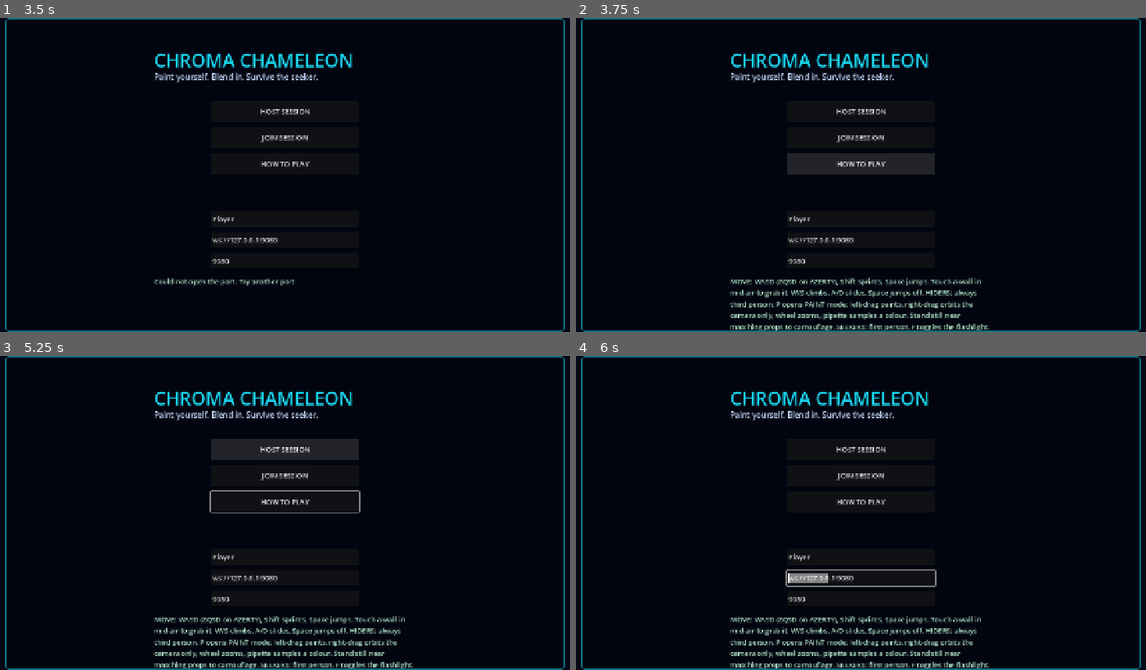
Above: before the commit, frames 1-4 (two rows, left to right).
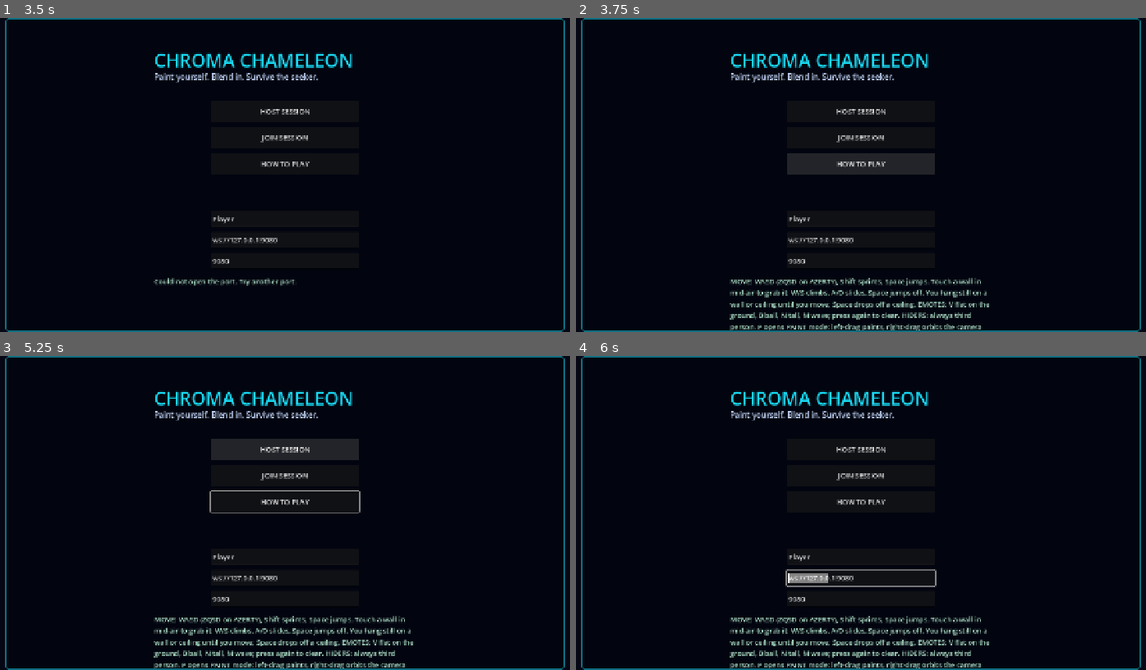
Above: after the commit, the same moments.

Repository: peakbuild112000/Project2
Game: Godot game, scene res://scenes/Main.tscn
The game is run twice, just before and just after one commit, with the same random seed, the same clock (stepped at 60 frames per second) and the same inputs.
Inputs (mouse positions are in pixels of both pictures, inside the frame that each line leads up to):
- Up to frame 1 (3.5 s): tap Enter at 0.5 s; move the mouse to (427, 159) at 0.52 s; hold Right 0.53-1.25 s; tap V at 0.6 s; click (427, 159) at 0.67 s; tap Space at 0.77 s; tap B at 0.8 s; click "HOST SESSION" at 1.25 s; click "JOIN SESSION" at 2 s; click "CANCEL" at 2.75 s
- Up to frame 2 (3.75 s): click "HOW TO PLAY" at 3.5 s
- Up to frame 3 (5.25 s): drag from (153, 528) to (250, 575) at 4.27 s; move the mouse to (353, 443) at 5.02 s; hold Right from 5.03 s (still down); tap N at 5.1 s
- Up to frame 4 (6 s): tap M at 5.3 s; release Right at 5.75 s; drag from (826, 575) to (661, 465) at 5.77 s

Frame 1 is identical in both runs. In frame 2, 1.7% of the frame differs, in the area x 26-73%, y 86-100%; in frame 3, 1.7%; in frame 4, 1.7%.

Commit message:
Hang still while climbing, add ceiling grab and emotes

Diff:
--- a/scripts/Game.gd
+++ b/scripts/Game.gd
@@ -119,7 +119,7 @@
 	match action:
 		"host": start_host()
 		"join": start_client()
-		"help": hud.set_menu_info("MOVE: WASD (ZQSD on AZERTY), Sh …(63 unchanged characters)… /S climbs, A/D slides, Space jumps off. HIDERS: always third person. P opens PAI …(254 unchanged characters)…
+		"help": hud.set_menu_info("MOVE: WASD (ZQSD on AZERTY), Sh …(63 unchanged characters)… /S climbs, A/D slides, Space jumps off. You hang still on a wall or ceiling until you move; Space drops off a ceiling. EMOTES: V flat on the ground, B ball, N tall, M wave; press again to clear. HIDERS: always third person. P opens PAI …(254 unchanged characters)…
 		"paint": try_preset_paint(value)
 		"pipette": _toggle_pipette()
 		"leave": leave_match()
@@ -200,7 +200,7 @@
 		"id": id, "name": pname, "x": body.position.x, "y": body.position.y,
 		"z": body.position.z, "yaw": 0.0, "color": Color.WHITE, "flash": false,
 		"camo": 0.0, "seen": false, "was_seen": false, "found": false,
-		"wall_grab": false,
+		"wall_grab": false, "ceiling_grab": false, "emote": "none",
 		"input": {"fw": 0.0, "sd": 0.0, "sprint": false, "jump": false},
 	}
 
@@ -350,6 +350,11 @@
 			"flash":
 				if players.has(from_id):
 					players[from_id].flash = not bool(players[from_id].flash)
+			"emote":
+				if players.has(from_id):
+					var e := str(msg.get("e", "none"))
+					players[from_id].emote = e
+					Net.broadcast({"t": "emote", "id": from_id, "e": e})
 			"shoot":
 				_resolve_shot(from_id)
 		return
@@ -387,6 +392,10 @@
 				_apply_fill(pid, Color.from_string(str(msg.get("c", "#ffffff")), Color.WHITE))
 		"event":
 			hud.log_line(str(msg.get("msg", "")))
+		"emote":
+			var eid := int(msg.get("id", -1))
+			if players.has(eid):
+				players[eid].emote = str(msg.get("e", "none"))
 
 func _apply_snapshot(s: Dictionary) -> void:
 	if s.is_empty() or logic == null or not running:
@@ -419,6 +428,7 @@
 		st.camo = clampf(float(pd.get("camo", 0)), 0, 1)
 		st.seen = bool(pd.get("seen", false))
 		st.found = bool(pd.get("found", false))
+		st.emote = str(pd.get("em", st.emote))
 	var phase_now: String = str(logic.phase)
 	if phase_now != _last_phase:
 		_on_phase_change(phase_now)
@@ -431,7 +441,7 @@
 		list.append({
 			"id": id, "n": st.name, "x": st.x, "y": st.y, "z": st.z,
 			"yaw": st.yaw, "col": st.color.to_html(false), "flash": st.flash,
-			"camo": st.camo, "seen": st.seen, "found": st.found,
+			"camo": st.camo, "seen": st.seen, "found": st.found, "em": st.emote,
 		})
 	var base: Dictionary = logic.snapshot()
 	base["t"] = "snapshot"
@@ -637,6 +647,20 @@
 		Net.send_to_host({"t": "flash"})
 	_play("flash")
 
+## Cosmetic emote. Pressing the same key again returns to the normal pose.
+func try_emote(emote: String) -> void:
+	if not running or not players.has(local_id):
+		return
+	var st: Dictionary = players[local_id]
+	var next := "none" if str(st.emote) == emote else emote
+	st.emote = next
+	if is_host:
+		world.set_pose(views[local_id].avatar, next)
+		Net.broadcast({"t": "emote", "id": local_id, "e": next})
+	else:
+		Net.send_to_host({"t": "emote", "e": next})
+	hud.log_line("Emote: %s" % next)
+
 func _try_shoot(by_id: int = -1) -> void:
 	var who := local_id if by_id < 0 else by_id
 	if not running or logic == null or logic.phase != "seeking":
@@ -697,17 +721,20 @@
 		if st.found and logic.phase != "hiding":
 			body.velocity = Vector3.ZERO
 			st.wall_grab = false
+			st.ceiling_grab = false
 			continue
 		var inp: Dictionary = st.input
 		var want_jump := bool(inp.jump)
 		inp.jump = false
 		var grabbing := bool(st.wall_grab)
+		var ceiling := bool(st.ceiling_grab)
 		var on_floor := body.is_on_floor()
 		var on_wall := body.is_on_wall()
+		var on_ceiling := body.is_on_ceiling()
 		var wall_n := body.get_wall_normal()
 		var wall_jumped := false
 
-		# A wall jump pushes away from the surface and back upward.
+		# A wall jump pushes away and up; a ceiling jump drops straight down.
 		if grabbing and want_jump:
 			body.velocity.y = WALL_JUMP_UP
 			body.velocity.x = wall_n.x * WALL_JUMP_PUSH
@@ -716,19 +743,28 @@
 			want_jump = false
 			on_wall = false # do not re-grab on the same frame we leap off
 			wall_jumped = true
+		elif ceiling and want_jump:
+			body.velocity.y = -WALL_JUMP_UP
+			ceiling = false
+			want_jump = false
+			on_ceiling = false
+			wall_jumped = true
 		elif want_jump and on_floor:
 			body.velocity.y = JUMP_SPEED
 			_play("step")
 			want_jump = false
 
-		# Airborne contact with a wall grabs automatically. No extra key.
-		if not grabbing and not on_floor and on_wall and wall_n.length_squared() > 0.1:
-			grabbing = true
+		# Airborne contact grabs automatically: walls and ceilings.
+		if not grabbing and not ceiling and not on_floor:
+			if on_wall and wall_n.length_squared() > 0.1:
+				grabbing = true
+			elif on_ceiling:
+				ceiling = true
 
 		if grabbing:
-			# Forward/back climbs the wall, left/right slides along it.
+			# No input means hanging perfectly still. W/S climbs, A/D slides.
 			var climb := float(inp.fw)
-			body.velocity.y = climb * WALL_CLIMB_SPEED if absf(climb) > 0.1 else -0.6
+			body.velocity.y = climb * WALL_CLIMB_SPEED
 			var tangent := Vector3(-wall_n.z, 0, wall_n.x)
 			var slide := float(inp.sd) * WALL_SLIDE_SPEED
 			body.velocity.x = tangent.x * slide - wall_n.x * WALL_STICK
@@ -737,6 +773,20 @@
 			if on_floor or not on_wall:
 				grabbing = false
 				body.velocity.y = maxf(body.velocity.y, 0.0)
+		elif ceiling:
+			# Move freely while hanging under the ceiling, gravity suppressed.
+			var yaw := float(st.yaw)
+			var fwd := Vector3(-sin(yaw), 0, -cos(yaw))
+			var right := Vector3(cos(yaw), 0, -sin(yaw))
+			var move := fwd * float(inp.fw) + right * float(inp.sd)
+			if move.length() > 1.0:
+				move = move.normalized()
+			var speed := SPRINT_SPEED if inp.sprint else SPEED
+			body.velocity.x = move.x * speed
+			body.velocity.z = move.z * speed
+			body.velocity.y = 0.12
+			if not on_ceiling or on_floor:
+				ceiling = false
 		else:
 			var yaw := float(st.yaw)
 			var fwd := Vector3(-sin(yaw), 0, -cos(yaw))
@@ -752,6 +802,7 @@
 			body.velocity.y -= GRAVITY * delta
 
 		st.wall_grab = grabbing
+		st.ceiling_grab = ceiling
 		body.move_and_slide()
 		st.x = body.position.x
 		st.y = body.position.y
@@ -760,6 +811,7 @@
 			body.position = world.spawn(int(id) % 8)
 			body.velocity = Vector3.ZERO
 			st.wall_grab = false
+			st.ceiling_grab = false
 
 func _update_camo() -> void:
 	var hunter: Dictionary = players.get(logic.hunter_id, {})
@@ -808,6 +860,8 @@
 		st.seen = false
 		st.was_seen = false
 		st.wall_grab = false
+		st.ceiling_grab = false
+		st.emote = "none"
 		_apply_fill(int(id), Color.WHITE)
 		var body: CharacterBody3D = views[id].body
 		body.position = world.spawn(int(id) % 8)
@@ -882,6 +936,7 @@
 			if bool(st.found):
 				alpha = 0.14
 		avatar.mat.albedo_color = Color(1, 1, 1, alpha)
+		world.set_pose(avatar, str(st.emote))
 	if local_id > 0 and views.has(local_id):
 		var b: CharacterBody3D = views[local_id].body
 		if local_role == "HIDER":
@@ -1041,6 +1096,10 @@
 			KEY_5: try_preset_paint(4)
 			KEY_P: _set_paint_mode(not paint_mode)
 			KEY_SPACE: _my_input.jump = not paint_mode
+			KEY_V: try_emote("flat")
+			KEY_B: try_emote("ball")
+			KEY_N: try_emote("tall")
+			KEY_M: try_emote("wave")
 			KEY_F: try_flash()
 			KEY_E: _try_shoot()
 			KEY_ESCAPE:
--- a/scripts/World.gd
+++ b/scripts/World.gd
@@ -141,16 +141,47 @@
 	mat.metallic = 0.0
 	mat.transparency = BaseMaterial3D.TRANSPARENCY_ALPHA
 
-	_part(holder, BoxMesh.new(), Vector3(0.62, 0.78, 0.34), Vector3(0, 1.05, 0), mat, owner_id, 0)
-	_part(holder, SphereMesh.new(), Vector3(0.42, 0.42, 0.42), Vector3(0, 1.68, 0), mat, owner_id, 1)
-	_part(holder, BoxMesh.new(), Vector3(0.18, 0.66, 0.18), Vector3(-0.42, 1.02, 0), mat, owner_id, 2)
-	_part(holder, BoxMesh.new(), Vector3(0.18, 0.66, 0.18), Vector3(0.42, 1.02, 0), mat, owner_id, 3)
-	_part(holder, BoxMesh.new(), Vector3(0.22, 0.66, 0.22), Vector3(-0.17, 0.34, 0), mat, owner_id, 4)
-	_part(holder, BoxMesh.new(), Vector3(0.22, 0.66, 0.22), Vector3(0.17, 0.34, 0), mat, owner_id, 5)
-
-	return {"node": holder, "mat": mat, "image": img, "texture": tex}
-
-func _part(parent: Node3D, src: Mesh, size: Vector3, pos: Vector3, mat: Material, owner_id: int, part_index: int) -> void:
+	var parts: Array = []
+	parts.append(_part(holder, BoxMesh.new(), Vector3(0.62, 0.78, 0.34), Vector3(0, 1.05, 0), mat, owner_id, 0))
+	parts.append(_part(holder, SphereMesh.new(), Vector3(0.42, 0.42, 0.42), Vector3(0, 1.68, 0), mat, owner_id, 1))
+	parts.append(_part(holder, BoxMesh.new(), Vector3(0.18, 0.66, 0.18), Vector3(-0.42, 1.02, 0), mat, owner_id, 2))
+	parts.append(_part(holder, BoxMesh.new(), Vector3(0.18, 0.66, 0.18), Vector3(0.42, 1.02, 0), mat, owner_id, 3))
+	parts.append(_part(holder, BoxMesh.new(), Vector3(0.22, 0.66, 0.22), Vector3(-0.17, 0.34, 0), mat, owner_id, 4))
+	parts.append(_part(holder, BoxMesh.new(), Vector3(0.22, 0.66, 0.22), Vector3(0.17, 0.34, 0), mat, owner_id, 5))
+
+	return {"node": holder, "mat": mat, "image": img, "texture": tex,
+		"parts": parts, "pose": "none"}
+
+## Applies a visual pose to an avatar. Poses are cosmetic only: the invisible
+## paint colliders keep their original transforms so painting still lands on
+## the right atlas cell.
+func set_pose(av: Dictionary, pose: String) -> void:
+	if av.get("pose", "none") == pose:
+		return
+	av.pose = pose
+	var node: Node3D = av.node
+	var parts: Array = av.get("parts", [])
+	node.rotation = Vector3.ZERO
+	node.scale = Vector3.ONE
+	node.position = Vector3.ZERO
+	for p in parts:
+		p.rotation = Vector3.ZERO
+		p.scale = Vector3.ONE
+	match pose:
+		"flat":
+			node.scale = Vector3(1.45, 0.12, 1.45)
+			node.position.y = -0.62
+		"ball":
+			node.scale = Vector3(0.80, 0.58, 0.80)
+			node.position.y = -0.26
+		"tall":
+			node.scale = Vector3(0.68, 1.35, 0.68)
+			node.position.y = 0.12
+		"wave":
+			if parts.size() > 3:
+				parts[3].rotation.z = -2.3
+
+func _part(parent: Node3D, src: Mesh, size: Vector3, pos: Vector3, mat: Material, owner_id: int, part_index: int) -> MeshInstance3D:
 	if src is BoxMesh:
 		src.size = size
 	elif src is SphereMesh:
@@ -202,3 +233,4 @@
 	collider.set_meta("face_uvs", face_uvs)
 	collider.add_child(cs)
 	parent.add_child(collider)
+	return mi
